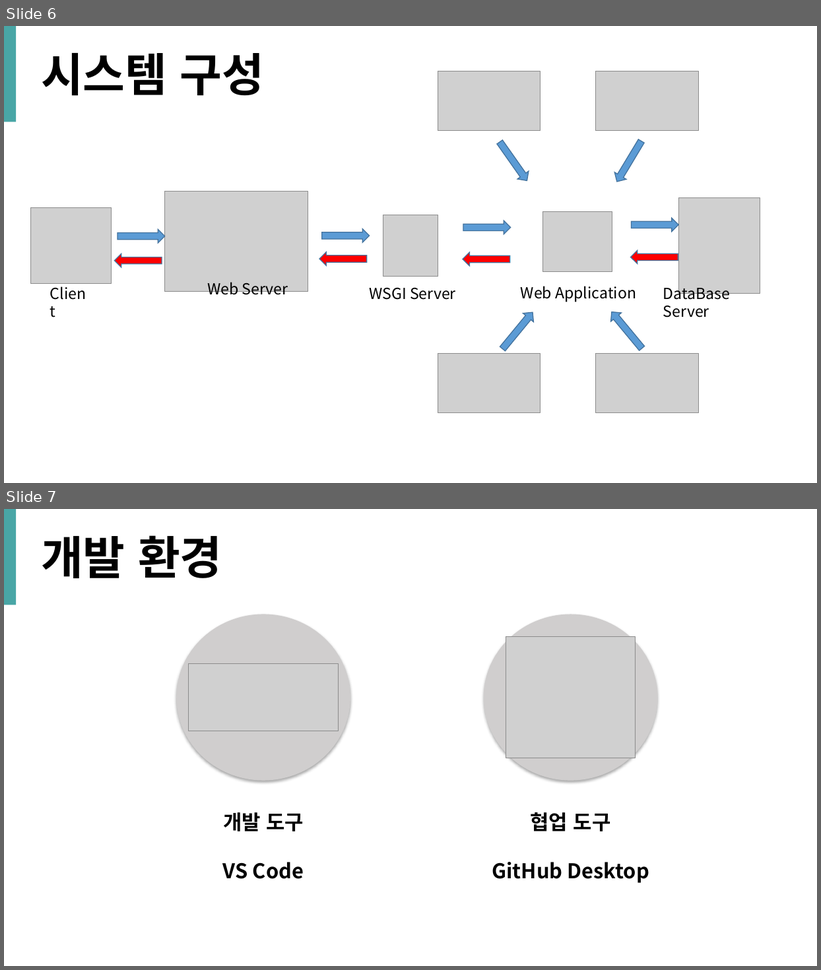
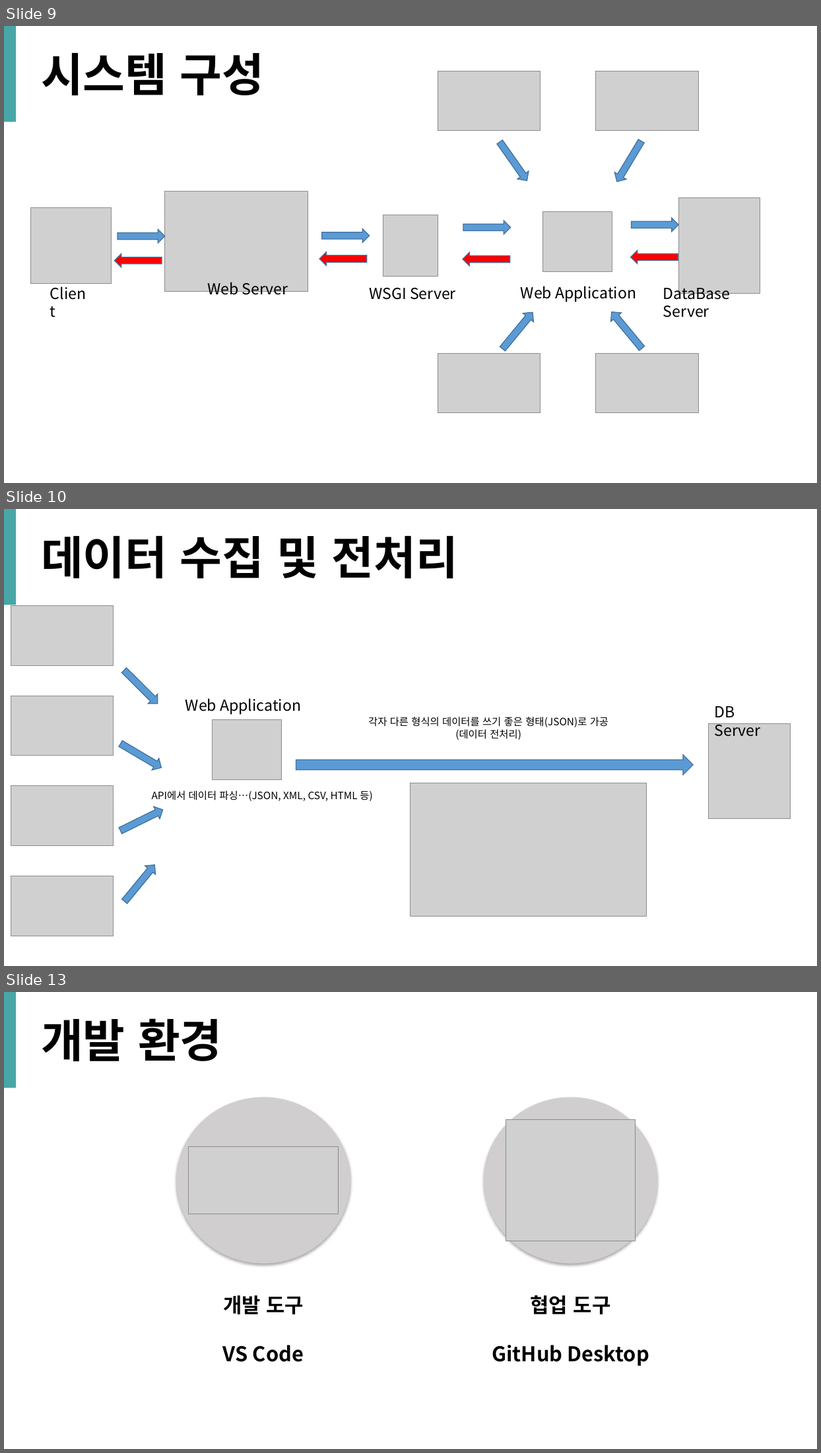
Before and after one commit to SoonMinKwun/history_of_studying, a slide deck: myeongji/졸작/계획 및 발표/졸업프로젝트_내일의_반찬_발표자료.pptx. Shown one above the other, each under a label of ours: slides 6 and 7 before the commit, slides 9, 10 and 13 after it; the slides between them are not shown. The pictures are 821x970 and 821x1453 pixels, drawn with LibreOffice and Linux fonts; fonts in the diff are those of the drawing; grey boxes stand for pictures. Boxes give left, top, right and bottom in pixels: in the first picture for what was removed or moved away, otherwise in the second. Text is boxed around its words. In the diff, an @@ line names an element or a change of style, - is before the commit and + after.

```diff
--- a/myeongji/졸작/계획 및 발표/졸업프로젝트_내일의_반찬_발표자료.pptx
+++ b/myeongji/졸작/계획 및 발표/졸업프로젝트_내일의_반찬_발표자료.pptx
@@ slide 10 added at box(4, 509, 817, 966), background #FFFFFF @@
@@ rectangle added at box(4, 509, 16, 605), fill #49A6A6 @@
@@ text added at box(41, 536, 458, 579), 54 pt, text #000000, bold @@
+데이터 수집 및 전처리
@@ picture added at box(11, 605, 113, 665) @@
@@ right arrow added at box(120, 665, 163, 709), fill #5B9BD5, outline #43739E 1 pt @@
@@ picture added at box(11, 696, 113, 755) @@
@@ text added at box(186, 698, 301, 714), 18 pt, text #000000 @@
+Web Application
@@ text added at box(715, 706, 761, 737), 18 pt, text #000000 @@
+DB Server
@@ picture added at box(212, 720, 282, 780) @@
@@ text added at box(368, 717, 609, 740), 12 pt, text #000000 @@
+각자 다른 형식의 데이터를 쓰기 좋은 형태(JSON)로 가공
+(데이터 전처리)
@@ picture added at box(709, 723, 791, 819) @@
@@ right arrow added at box(118, 738, 165, 774), fill #5B9BD5, outline #43739E 1 pt @@
@@ right arrow added at box(296, 755, 693, 775), fill #5B9BD5, outline #43739E 1 pt @@
@@ picture added at box(411, 784, 647, 917) @@
@@ picture added at box(11, 786, 113, 846) @@
@@ right arrow added at box(118, 804, 166, 837), fill #5B9BD5, outline #43739E 1 pt @@
@@ text added at box(152, 791, 372, 801), 12 pt, text #000000 @@
+API에서 데이터 파싱…(JSON, XML, CSV, HTML 등)
@@ right arrow added at box(120, 861, 160, 906), fill #5B9BD5, outline #43739E 1 pt @@
@@ picture added at box(11, 876, 113, 936) @@
@@ what was slide 6 is now slide 9 @@
@@ what was slide 7 is now slide 13 @@
```
Also in this commit, not shown: 6 other slides added, 5 other files.
